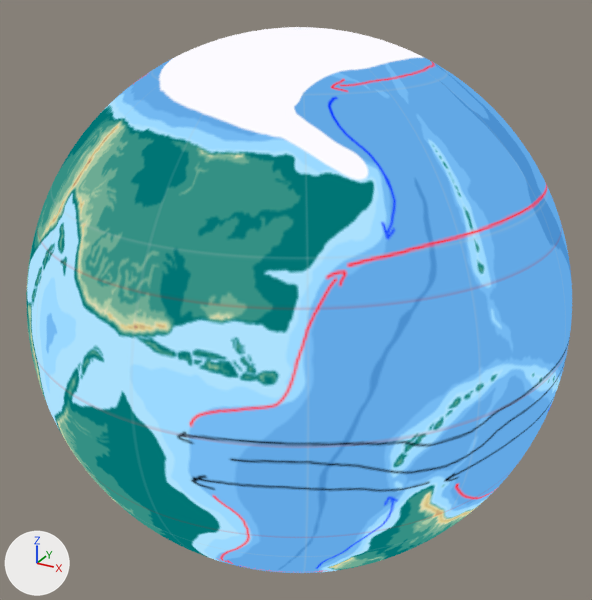
The Blender file work/globe.blend as it was, and as the next commit left it.
Camera for both pictures: a 50 mm camera at (5.56, -10.21, 5.1) aimed at (-0.04, -0.02, 0.0). The axes (+X, +Y, +Z) are drawn at lower left. The lights are the same throughout.
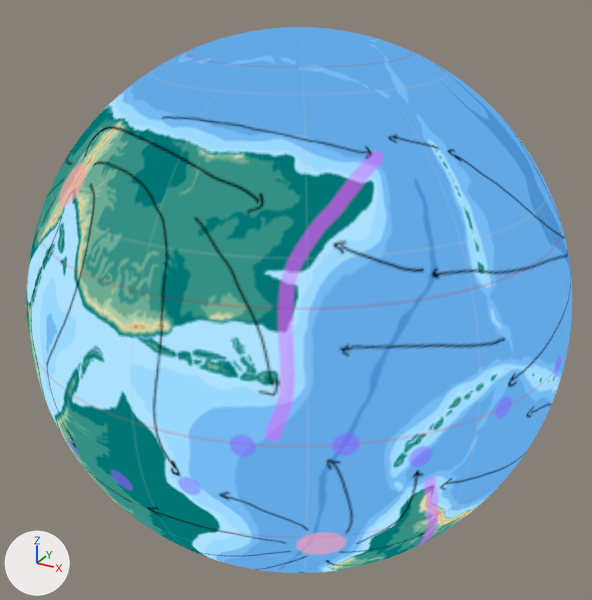
Boxes (x1, y1, x2, y2) around the edits, measured in the pictures (592 x 600 px):
'Sphere', surface changed
    both: (26, 27, 572, 573)

The change, as a list of edits to the scene's bpy script:
```text
Change mat_material_001:
    remove n4 = _N.new('ShaderNodeTexImage'); n4.name = 'Image Texture.005'
    remove n4.image = img_summer_wind_patterns
    add n9 = _N.new('ShaderNodeMix'); n9.name = 'Mix'
    add n9.mute = True
    add n9.data_type = 'RGBA'
    add n10 = _N.new('ShaderNodeMix'); n10.name = 'Mix.001'
    add n10.mute = True
    add n10.data_type = 'RGBA'
    add n11 = _N.new('ShaderNodeMix'); n11.name = 'Mix.002'
    add n11.mute = True
    add n11.data_type = 'RGBA'
    add n13 = _N.new('ShaderNodeMix'); n13.name = 'Mix.003'
    add n13.mute = True
    add n13.data_type = 'RGBA'
    add n8 = _N.new('ShaderNodeMix'); n8.name = 'Mix.005'
    add n8.data_type = 'RGBA'
    remove n8 = _N.new('ShaderNodeMix'); n8.name = 'Mix.005'
    remove n8.mute = True
    remove n8.data_type = 'RGBA'
    remove n9 = _N.new('ShaderNodeMix'); n9.name = 'Mix'
    remove n9.mute = True
    remove n9.data_type = 'RGBA'
    remove n10 = _N.new('ShaderNodeMix'); n10.name = 'Mix.001'
    remove n10.data_type = 'RGBA'
    remove n11 = _N.new('ShaderNodeMix'); n11.name = 'Mix.002'
    remove n11.mute = True
    remove n11.data_type = 'RGBA'
    add n4 = _N.new('ShaderNodeTexImage'); n4.name = 'Image Texture.005'
    add n4.image = img_summer_wind_patterns
    add n14 = _N.new('ShaderNodeTexImage'); n14.name = 'Image Texture.004'
    add n14.image = img_winter_ocean_currents
    remove n13 = _N.new('ShaderNodeMix'); n13.name = 'Mix.003'
    remove n13.data_type = 'RGBA'
    remove n14 = _N.new('ShaderNodeTexImage'); n14.name = 'Image Texture.004'
    remove n14.image = img_winter_ocean_currents
```
